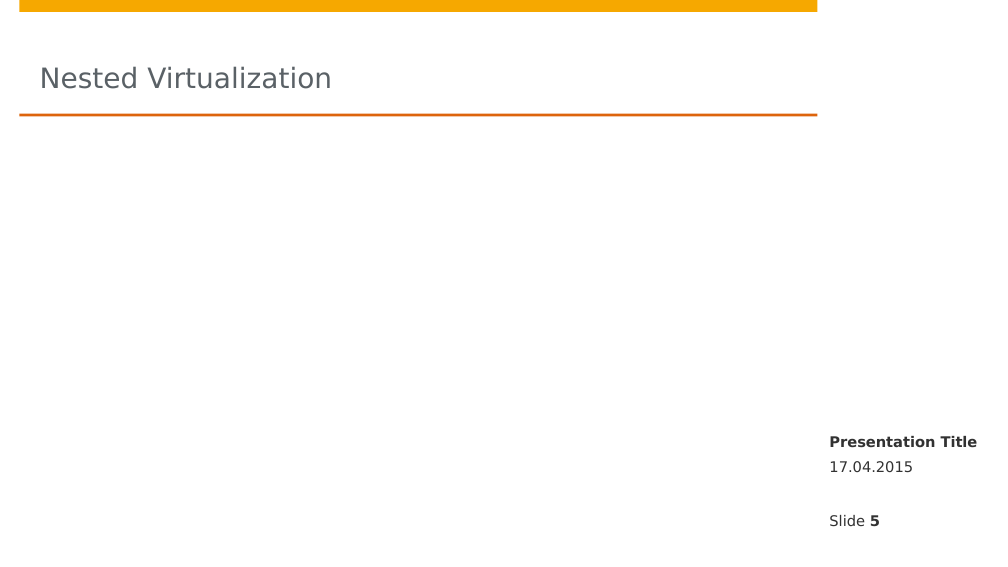
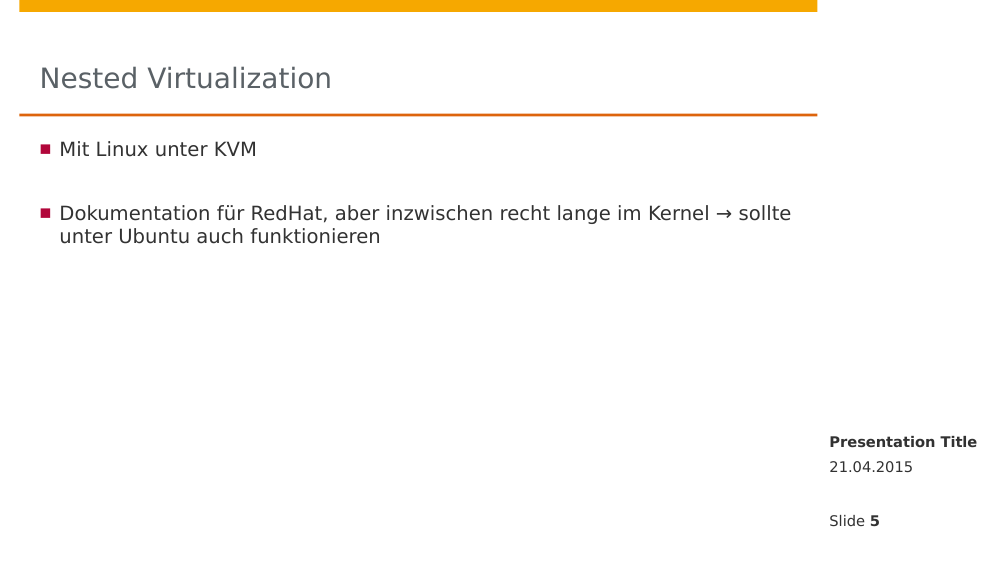
Before and after one commit to MasterprojectOpenStack2015/presentations, a slide deck: slide 5 of 01 Erste Woche.pptx. Drawn at 1008x567 pixels with LibreOffice and Linux fonts; fonts in the diff are those of the drawing; background and template pictures are left out. Boxes give left, top, right and bottom in pixels: in the first picture for what was removed or moved away, otherwise in the second. Text is boxed around its words. In the diff, an @@ line names an element or a change of style, - is before the commit and + after.

Commit message:
* added nested VM stuff to ppt

```diff
--- a/01 Erste Woche.pptx
+++ b/01 Erste Woche.pptx
@@ text added at bbox=[59, 141, 792, 244], 14 pt, text #323232 @@
+■ Mit Linux unter KVM
+■ Dokumentation für RedHat, aber inzwischen recht lange im Kernel → sollte unter Ubuntu auch funktionieren
@@ text at bbox=[829, 461, 913, 472]: text changed @@
-17.04.2015
+21.04.2015
```
Also in this commit, not shown: 3 other slides changed, 1 slide added.
